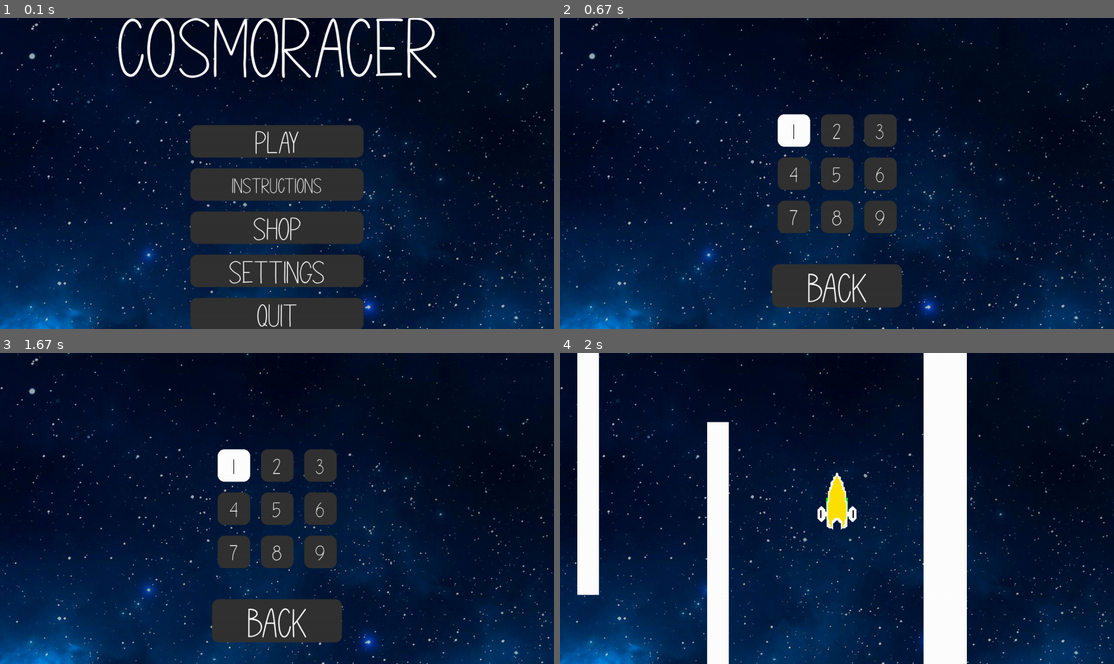
Above: before the commit, frames 1-4 (two rows, left to right).
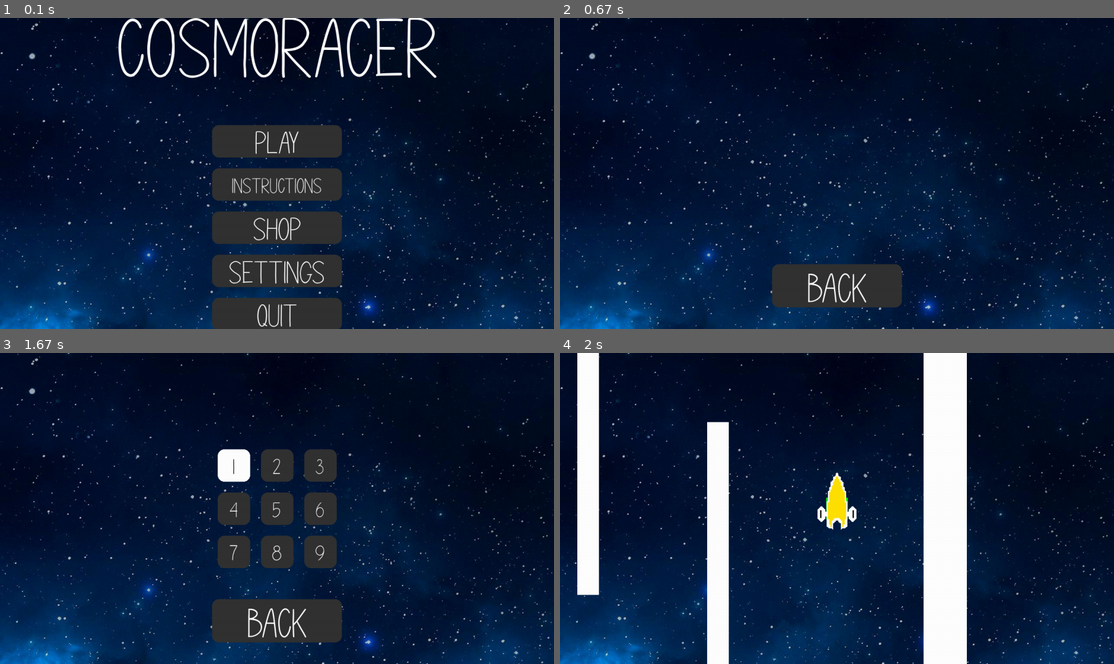
Above: after the commit, the same moments.

Repository: williamjamesj/pygame-project-williamjamesj
Game: pygame game, started from main.py
The game is run twice, just before and just after one commit, with the same random seed, the same clock (stepped at 60 frames per second) and the same inputs.
Inputs (mouse positions are in pixels of both pictures, inside the frame that each line leads up to):
- Up to frame 1 (0.1 s): no input
- Up to frame 2 (0.67 s): click (837, 226) at 0.38 s
- Up to frame 3 (1.67 s): click (277, 620) at 0.88 s, where only the run after the commit has a clickable "Back"; click (277, 477) at 1.38 s
- Up to frame 4 (2 s): click (792, 464) at 1.72 s

The runs differ from the first frame. In frame 1, 4.1% of the frame differs, in the area x 34-66%, y 34-100%; in frame 2, 5.3%, in the area x 39-61%, y 30-70%; in frame 3, nothing differs; in frame 4, nothing differs.

Commit message:
less disfunctionality

Diff:
--- a/buttons.py
+++ b/buttons.py
@@ -4,16 +4,17 @@
 class Button():
     # Draws a button with the given width and height, at a position offset from the center of the screen, which allows for the change of resolutions
     def __init__(self,width,height,position,surface,text,size,buttoncolour=(50,50,50),textcolour=(255,255,255)):
+        self.buttoncolour = buttoncolour
         x,y = position
         self.rectangle = pygame.Rect(0,0,width,height)
         self.rectangle.center = (globals.dimensions[0]/2+x,globals.dimensions[1]/2+y)
         pygame.draw.rect(surface, buttoncolour, self.rectangle, border_radius = 15)
         font = pygame.font.Font('resources/fonts/Nougat.ttf', size)
-        textobject = font.render(text, True, textcolour)
+        self.textobject = font.render(text, True, textcolour)
         # Draws the text in the center of the rectangle, whilst offsetting the text by the width of the text, so that it remains centered, instead of being offset to the bottom right.
-        textw = self.rectangle.centerx - textobject.get_width()/2
-        texth = self.rectangle.centery - textobject.get_height()/2
-        surface.blit((textobject), (textw,texth))
+        self.textw = self.rectangle.centerx - self.textobject.get_width()/2
+        self.texth = self.rectangle.centery - self.textobject.get_height()/2
+        surface.blit((self.textobject), (self.textw,self.texth))
         return
     def interacts(self, mouseposition): # I probably should have just made it a sprite and used sprite collision code.
         mx,my = mouseposition
@@ -24,3 +25,6 @@
             return True # There was definitely a better way to do this.
         else:
             return False
+    def draw(self,surface):
+        pygame.draw.rect(surface, self.buttoncolour, self.rectangle, border_radius = 15)
+        surface.blit((self.textobject), (self.textw,self.texth))
--- a/globalvariables.py
+++ b/globalvariables.py
@@ -6,6 +6,7 @@
 screen = None # The PyGame surface object for the entire game.
 backgroundpicture = None # The background that is displayed.
 debug = False # Gives helpful features like fps counter, useful for debugging, not for the end-user to see.
+shop = None
 
 '''Persistant Global Variables - Loaded each time the game runs'''
 lang = None # The currently selected language, read from localisation/lastlang on game initialisation.
--- a/main.py
+++ b/main.py
@@ -1,4 +1,4 @@
-from shop import displayShop, updateShop
+from shop import shopScreen
 import pygame
 from pygame.locals import *
 from menu import checkingLevelOver, checkingSettings, displayLevelOver, displayMenu, checkingMenu, displaySettings, levelSelector, checkingLevel, displayInstructions, checkingInstructions
@@ -30,6 +30,7 @@
 levelOverRendered = False
 globals.backgroundpicture = pygame.image.load("resources/background.jpg")
 globals.coins,globals.unlockedlevel = load()
+shop = shopScreen()
 while globals.running: # The main loop can be stopped from any file
     '''Main Loop - Always running, until the game stops.'''
     for event in pygame.event.get():
@@ -47,7 +48,7 @@
         elif (globals.gamestage == "levelover" and event.type == MOUSEBUTTONDOWN):
             checkingLevelOver(pygame.mouse.get_pos())
         elif (globals.gamestage == "shop" and event.type == MOUSEBUTTONDOWN):
-            updateShop(pygame.mouse.get_pos())
+            shop.updateShop(pygame.mouse.get_pos())
         elif event.type == USEREVENT + 1 and globals.gamestage == "game":
             globals.playerspaceship.canshoot = True
     if globals.gamestage == "game": # Loops while the player is playing the game, at the top of the elif list because it should be prioritised.
@@ -86,11 +87,8 @@
         levelrendered = False
         instructionsrendered = False
     elif globals.gamestage == "shop":
-        displayShop()
-        levelOverRendered = False
+        shop.displayShop()
         menurendered = False
-        levelrendered = False
-        instructionsrendered = False
     else:
         if not globals.gamestage == "menu":
             menurendered = False
--- a/menu.py
+++ b/menu.py
@@ -32,11 +32,11 @@
     # Play Button = 0
     globals.screen.blit(globals.backgroundpicture, (0,0))
     buttons.Button(0,0,[0,-300],globals.screen,globals.languagesdict["gamename"],200)
-    globals.menuButtonArray.append(buttons.Button(400,75,[0,-75],globals.screen,globals.languagesdict["play"],75))
-    globals.menuButtonArray.append(buttons.Button(400,75,[0,25],globals.screen,globals.languagesdict["instructions"],50))
-    globals.menuButtonArray.append(buttons.Button(400,75,[0,125],globals.screen,globals.languagesdict["shop"],75))
-    globals.menuButtonArray.append(buttons.Button(400,75,[0,225],globals.screen,globals.languagesdict["settings"],75))
-    globals.menuButtonArray.append(buttons.Button(400,75,[0,325],globals.screen,globals.languagesdict["quit"],75))
+    globals.menuButtonArray.append(buttons.Button(300,75,[0,-75],globals.screen,globals.languagesdict["play"],75))
+    globals.menuButtonArray.append(buttons.Button(300,75,[0,25],globals.screen,globals.languagesdict["instructions"],50))
+    globals.menuButtonArray.append(buttons.Button(300,75,[0,125],globals.screen,globals.languagesdict["shop"],75))
+    globals.menuButtonArray.append(buttons.Button(300,75,[0,225],globals.screen,globals.languagesdict["settings"],75))
+    globals.menuButtonArray.append(buttons.Button(300,75,[0,325],globals.screen,globals.languagesdict["quit"],75))
     globals.levelbuttonArray = []
     return
 def displayInstructions():
@@ -61,7 +61,7 @@
         globals.gamestage = "instructions"
         globals.levelbuttonArray = []
     if (globals.menuButtonArray[2].interacts(position)):
-        globals.gamestage = "levelselect"
+        globals.gamestage = "shop"
         globals.levelbuttonArray = []
     if (globals.menuButtonArray[3].interacts(position)):
         globals.gamestage = "settings"
--- a/shop.py
+++ b/shop.py
@@ -3,7 +3,13 @@
 from pygame.locals import *
 import buttons
 import globalvariables as globals
-def displayShop():
-    pass
-def updateShop(mouseposition):
-    pass
+class shopScreen():
+    def __init__(self):
+        self.backbutton = buttons.Button(300,100,[0,globals.dimensions[1]/2-100],globals.screen, globals.languagesdict["back"],100)
+    def displayShop(self):
+        globals.screen.blit(globals.backgroundpicture, (0,0))
+        self.backbutton.draw(globals.screen)
+
+    def updateShop(self,mouseposition):
+        if self.backbutton.interacts(mouseposition):
+            globals.gamestage = "menu"
Binary file added: resources/arrow_left.png
Binary file added: resources/arrow_right.png
